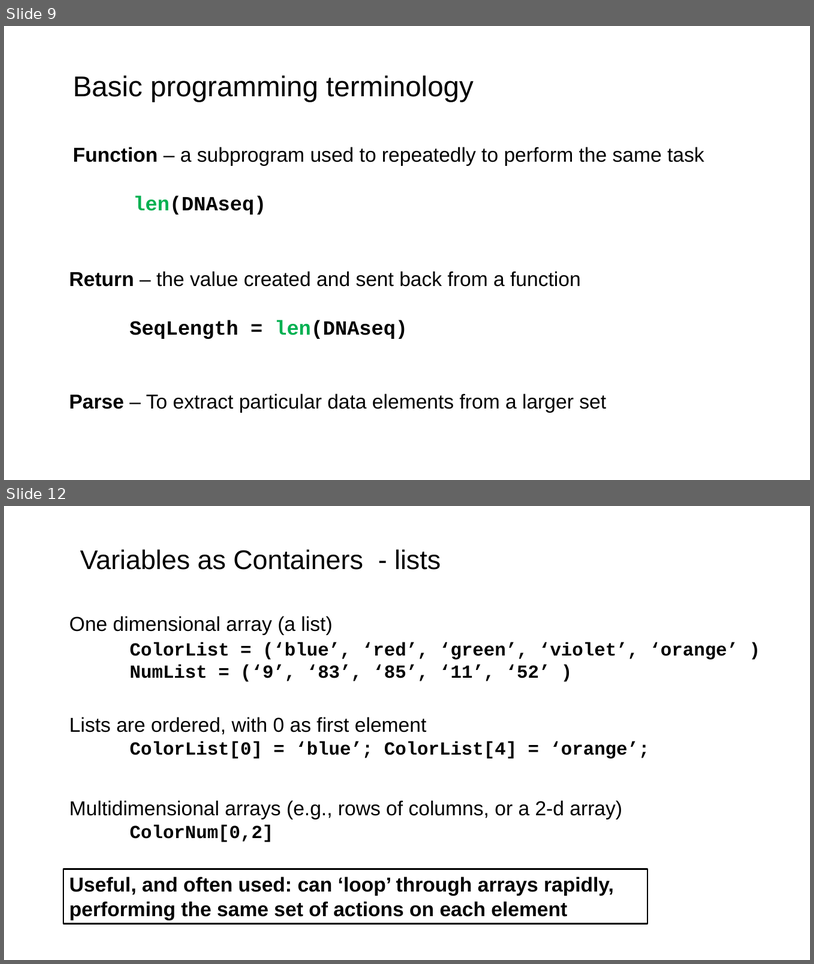
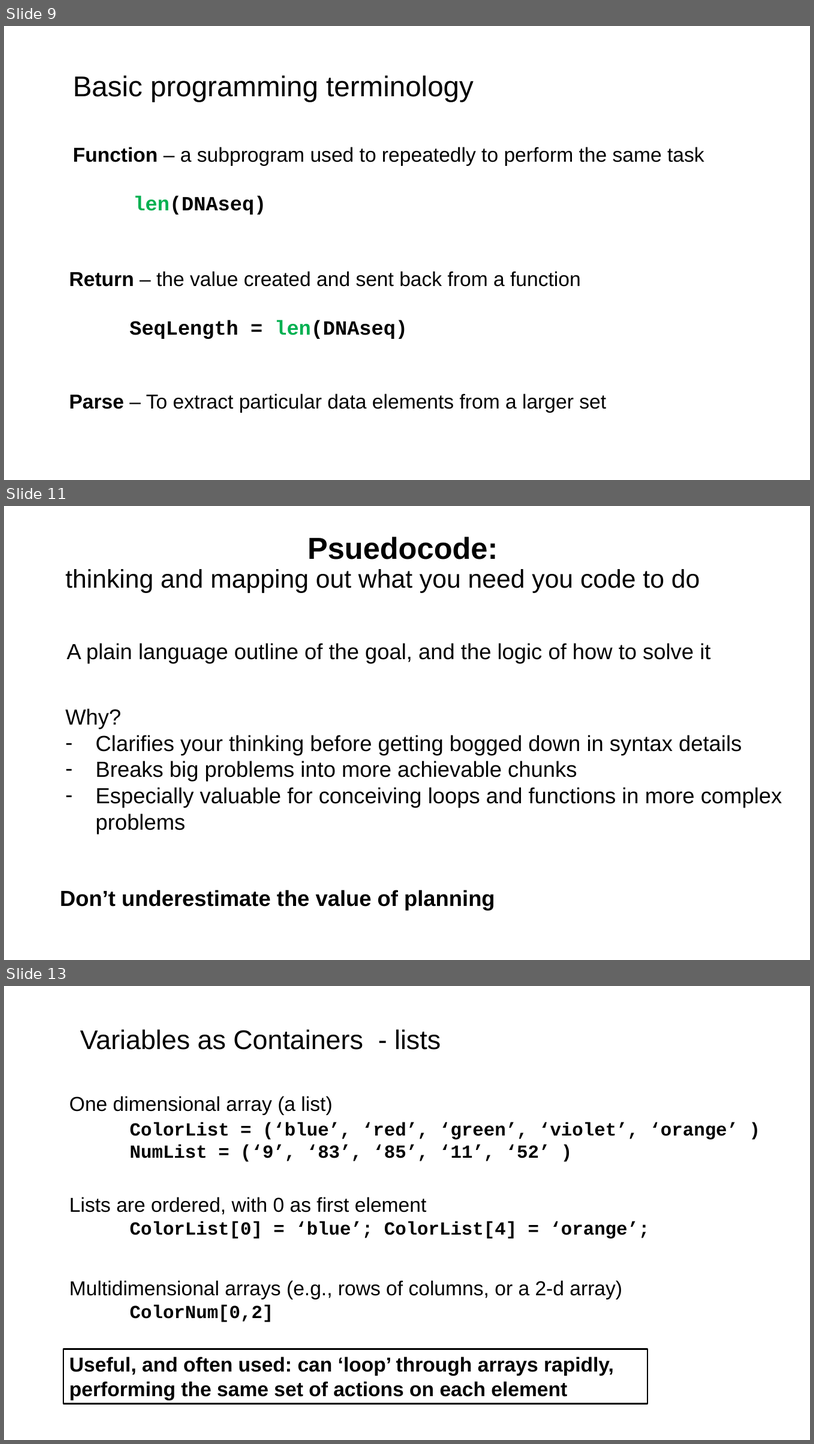
Before and after one commit to tparchman/F25_BIOL792, a slide deck: week5/week5_chap7_python_first_steps.pptx. Shown one above the other, each under a label of ours: slides 9 and 12 before the commit, slides 9, 11 and 13 after it; the slides between them are not shown. The pictures are 814x964 and 814x1444 pixels, drawn with LibreOffice and Linux fonts; fonts in the diff are those of the drawing. Boxes give left, top, right and bottom in pixels: in the first picture for what was removed or moved away, otherwise in the second. Text is boxed around its words. In the diff, an @@ line names an element or a change of style, - is before the commit and + after.

```diff
--- a/week5/week5_chap7_python_first_steps.pptx
+++ b/week5/week5_chap7_python_first_steps.pptx
@@ slide 11 added at [4, 506, 810, 960], background #FFFFFF @@
@@ text added at [65, 537, 700, 593], 30.5 pt, text #000000 @@
+Psuedocode:
+thinking and mapping out what you need you code to do
@@ text added at [67, 643, 711, 664], 26 pt, text #000000 @@
+A plain language outline of the goal, and the logic of how to solve it
@@ text added at [65, 708, 783, 834], 26 pt, text #000000 @@
+Why?
+– Clarifies your thinking before getting bogged down in syntax details
+– Breaks big problems into more achievable chunks
+– Especially valuable for conceiving loops and functions in more complex problems
@@ text added at [60, 889, 495, 910], 26 pt, text #000000, bold @@
+Don’t underestimate the value of planning
@@ what was slide 12 is now slide 13 @@
```
Also in this commit, not shown: 2 slides changed, 1 other file.
